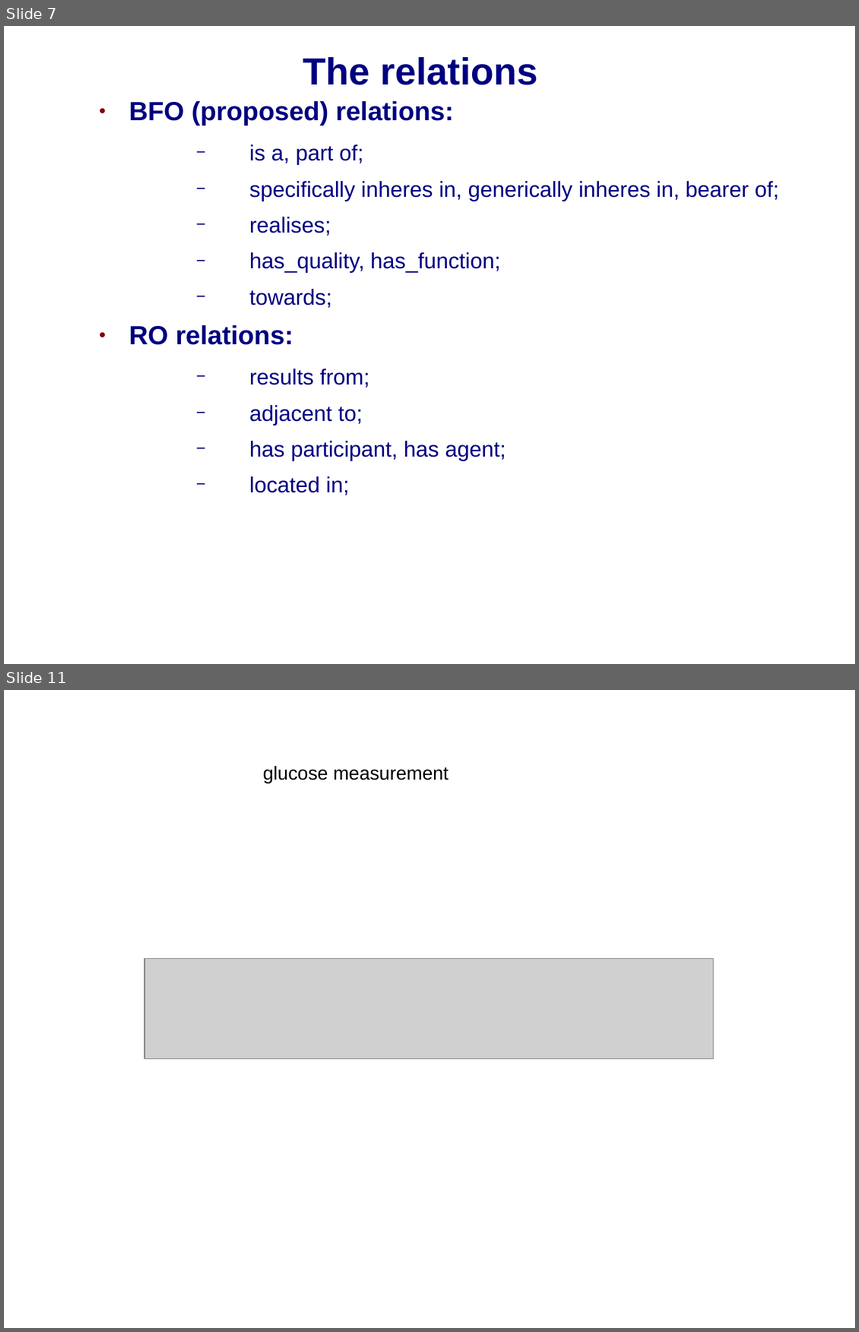
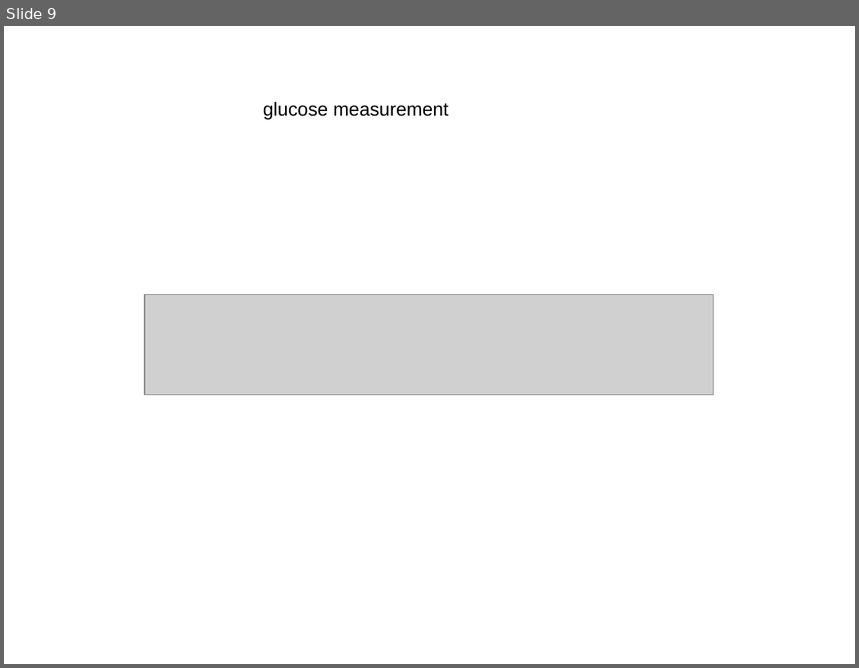
Before and after one commit to obi-ontology/obi-legacy-svn, a slide deck: trunk/docs/papers/ISMB_2009/OBI-SIG.ppt. Shown one above the other, each under a label of ours: slides 7 and 11 before the commit, slide 9 after it; the slides between them are not shown. The pictures are 859x1332 and 859x668 pixels, drawn with LibreOffice and Linux fonts; fonts in the diff are those of the drawing; grey boxes stand for pictures; background and template pictures are left out. Boxes give left, top, right and bottom in pixels: in the first picture for what was removed or moved away, otherwise in the second. Text is boxed around its words. In the diff, an @@ line names an element or a change of style, - is before the commit and + after.

```diff
--- a/trunk/docs/papers/ISMB_2009/OBI-SIG.ppt
+++ b/trunk/docs/papers/ISMB_2009/OBI-SIG.ppt
@@ slide 7 removed at (x1=4, y1=26, x2=855, y2=664), background picture (left out) @@
@@ title removed at (x1=303, y1=57, x2=538, y2=85) @@
-The relations
@@ text removed at (x1=129, y1=101, x2=779, y2=496) @@
-● BFO (proposed) relations:
-  − is a, part of;
-  − specifically inheres in, generically inheres in, bearer of;
-  − realises;
-  − has_quality, has_function;
-  − towards;
-● RO relations:
-  − results from;
-  − adjacent to;
-  − has participant, has agent;
-  − located in;
@@ what was slide 11 is now slide 9 @@
```
Also in this commit, not shown: 4 slides changed, 4 slides added, 3 other slides removed.
